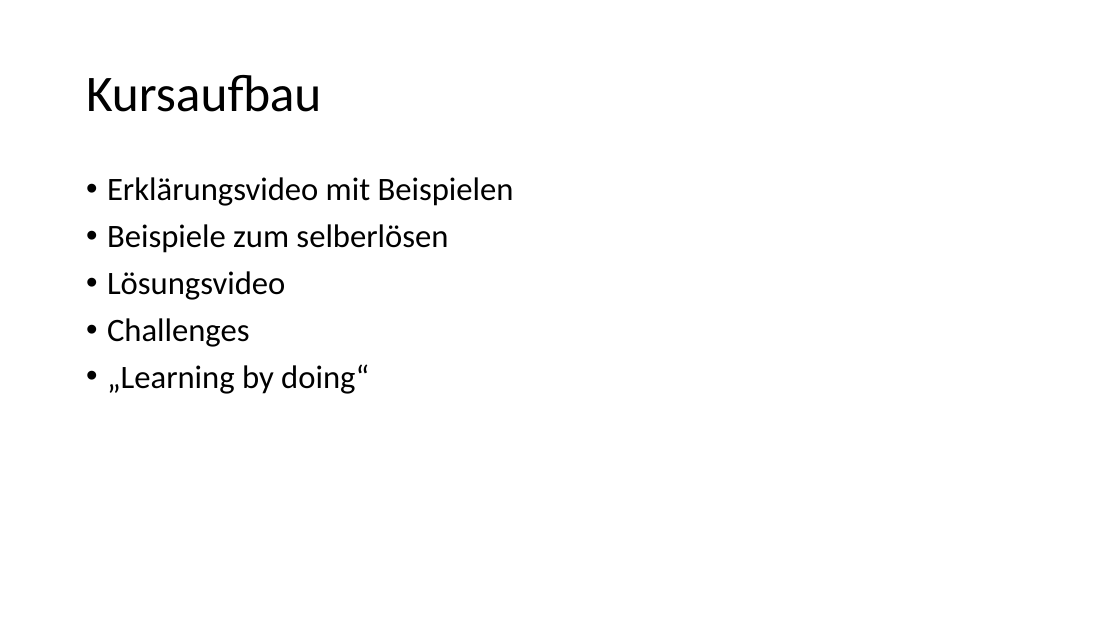
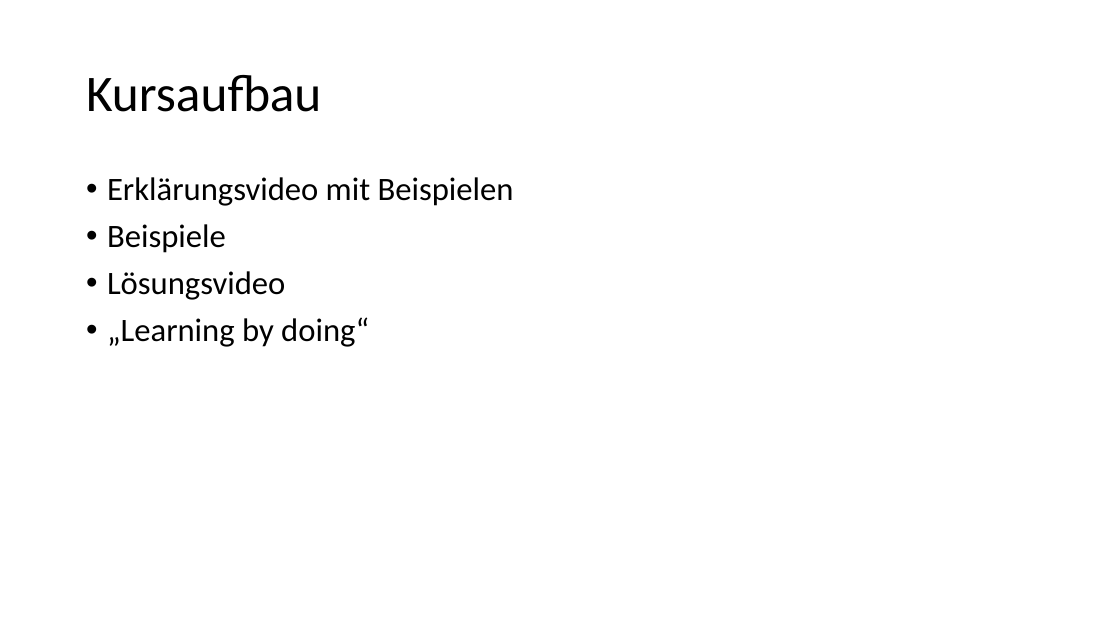
Before and after one commit to Hautzy/csharp_beginner_course, a slide deck: slide 3 of slides_de.pptx. Drawn at 1120x630 pixels with LibreOffice and Linux fonts; fonts in the diff are those of the drawing. Boxes give left, top, right and bottom in pixels: in the first picture for what was removed or moved away, otherwise in the second. Text is boxed around its words. In the diff, an @@ line names an element or a change of style, - is before the commit and + after.

```diff
--- a/slides_de.pptx
+++ b/slides_de.pptx
@@ text at (107,224,226,253): text changed @@
-• Beispiele zum selberlösen
+• Beispiele
@@ text at (107,318,250,347): paragraph removed @@
-• Challenges
```
Also in this commit, not shown: 13 other files.
